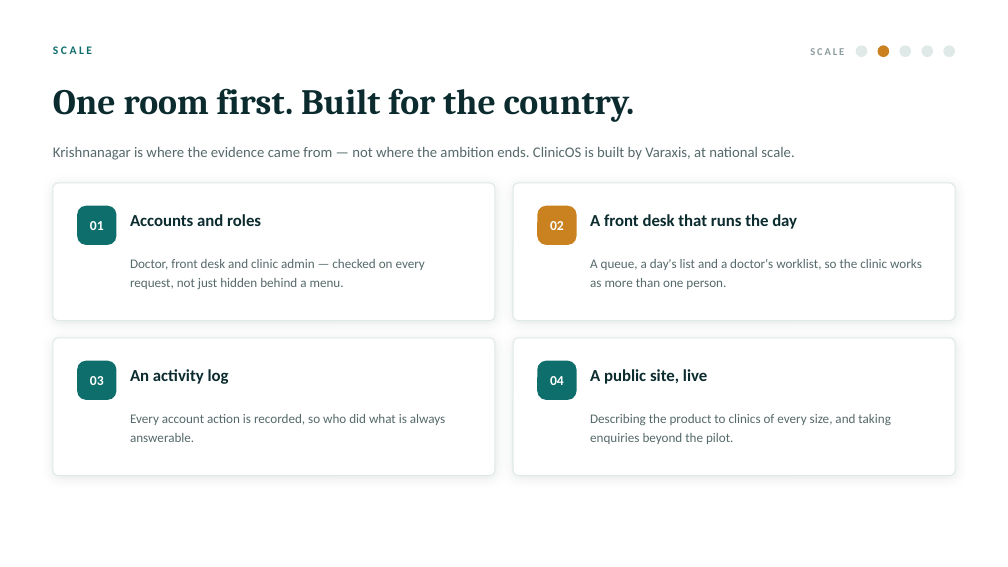
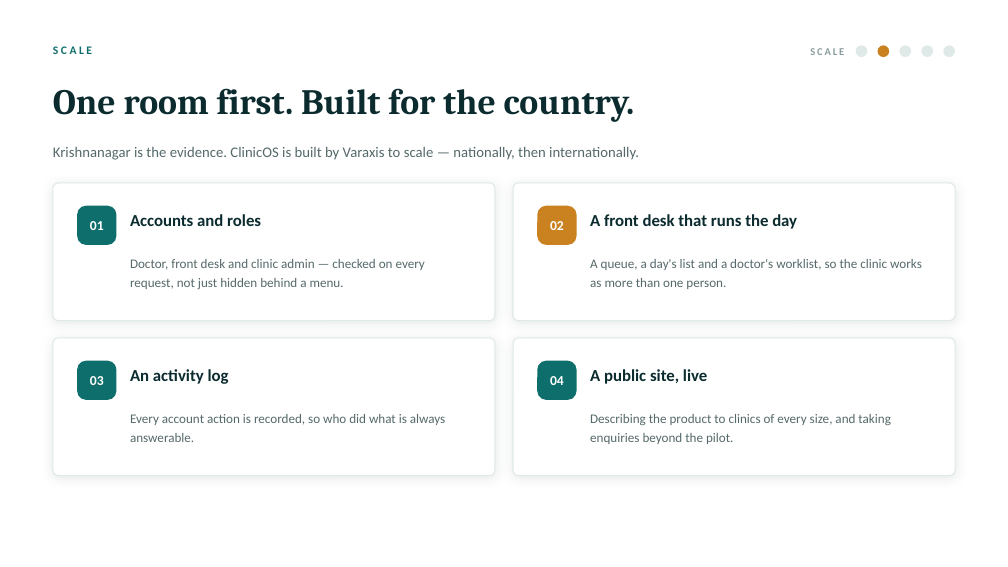
Before and after one commit to realishaanseal/clinicos, a slide deck: slide 18 of artifacts/ClinicOS_DesignThinking_Deck.pptx. Drawn at 1008x567 pixels with LibreOffice and Linux fonts; fonts in the diff are those of the drawing. Boxes give left, top, right and bottom in pixels: in the first picture for what was removed or moved away, otherwise in the second. Text is boxed around its words. In the diff, an @@ line names an element or a change of style, - is before the commit and + after.

```diff
--- a/artifacts/ClinicOS_DesignThinking_Deck.pptx
+++ b/artifacts/ClinicOS_DesignThinking_Deck.pptx
@@ text at (53,147,639,160): text changed @@
-Krishnanagar is where the evidence came from — not where the ambition ends. ClinicOS is built by Varaxis, at national scale.
+Krishnanagar is the evidence. ClinicOS is built by Varaxis to scale — nationally, then internationally.
```
Also in this commit, not shown: 1 other slide changed.
